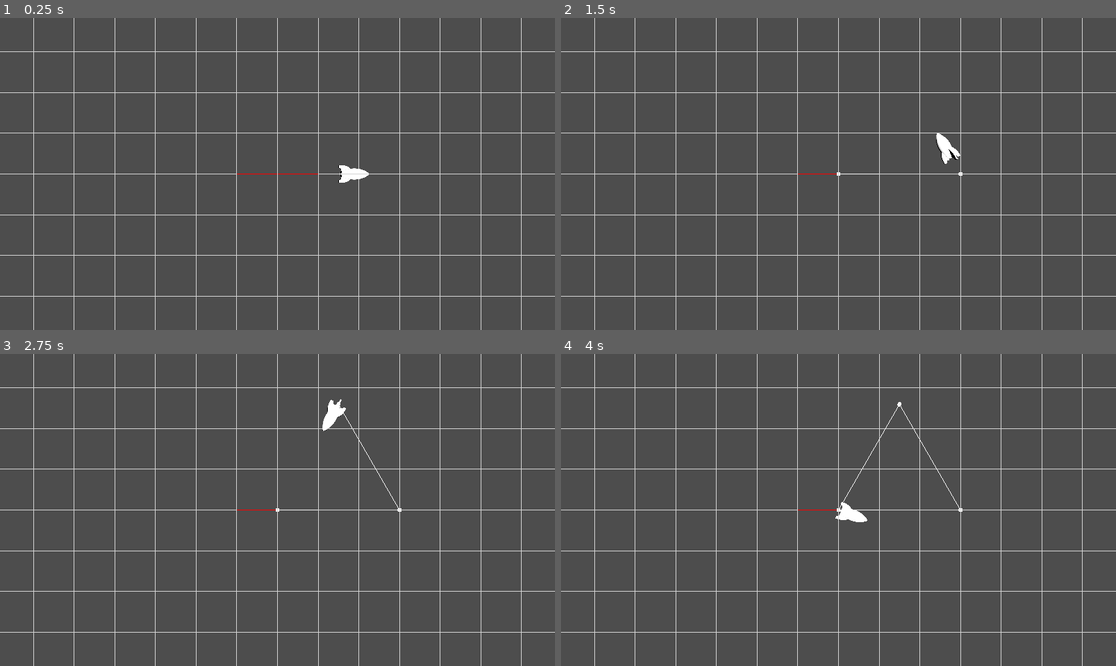
Above: before the commit, frames 1-4 (two rows, left to right).
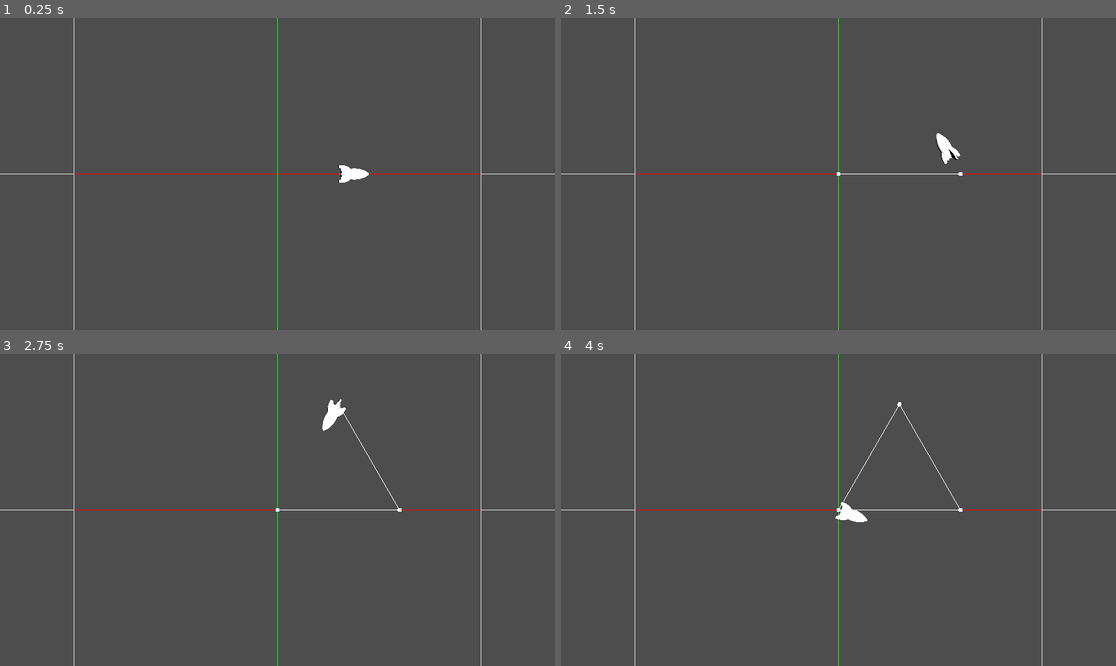
Above: after the commit, the same moments.

Repository: mrSun421/turtle
Game: Godot game, scene res://main.tscn
Same seed, same stepped clock (60 frames per second), same inputs: the game is played once before the commit and once after it.
Inputs (mouse positions are in pixels of both pictures, inside the frame that each line leads up to):
- Up to frame 1 (0.25 s): no input
- Up to frame 2 (1.5 s): move the mouse to (960, 158) at 0.52 s; click (960, 158) at 0.67 s; move the mouse to (727, 189) at 1.27 s; click (727, 189) at 1.42 s
- Up to frame 3 (2.75 s): move the mouse to (333, 441) at 2.02 s; click (333, 441) at 2.17 s
- Up to frame 4 (4 s): move the mouse to (810, 572) at 2.77 s; click (810, 572) at 2.92 s; move the mouse to (1005, 556) at 3.52 s; click (1005, 556) at 3.67 s

The runs differ from the first frame. In frame 1, 2.8% of the frame differs, in the area x 0-100%, y 0-100%; in frame 2, 2.8%; in frame 3, 2.8%; in frame 4, 2.8%.

Commit message:
modified how the gridlines work

Diff:
--- a/main.gd
+++ b/main.gd
@@ -1,19 +1,22 @@
 extends Node3D
 
 const MAIN_AXES_SIZE = 1000;
-const GRID_AXES_SIZE = 100;
+const GRID_AXES_SIZE = 1000;
+const AXES_COUNT = 20;
+const AXES_SPACING = 5;
 
 # Called when the node enters the scene tree for the first time.
 func _ready() -> void:
-	for i in range(-10, 10):
+	for i in range(-AXES_COUNT, AXES_COUNT):
 		if i == 0:
 			continue
-		Draw3D.line(Vector3(i, -GRID_AXES_SIZE, 0), Vector3(i, GRID_AXES_SIZE, 0), Color.LIGHT_GRAY)
-		Draw3D.line(Vector3(i, 0, -GRID_AXES_SIZE), Vector3(i, 0, GRID_AXES_SIZE), Color.LIGHT_GRAY)
-		Draw3D.line(Vector3(-GRID_AXES_SIZE, i, 0), Vector3(GRID_AXES_SIZE, i, 0), Color.LIGHT_GRAY)
-		Draw3D.line(Vector3(0, i, -GRID_AXES_SIZE), Vector3(0, i, GRID_AXES_SIZE), Color.LIGHT_GRAY)
-		Draw3D.line(Vector3(-GRID_AXES_SIZE, 0, i), Vector3(-GRID_AXES_SIZE, 0, i), Color.LIGHT_GRAY)
-		Draw3D.line(Vector3(0, -GRID_AXES_SIZE, i), Vector3(0, GRID_AXES_SIZE, i), Color.LIGHT_GRAY)
+
+		Draw3D.line(Vector3(i * AXES_SPACING, -GRID_AXES_SIZE, 0), Vector3(i * AXES_SPACING, GRID_AXES_SIZE, 0), Color.LIGHT_GRAY)
+		Draw3D.line(Vector3(i * AXES_SPACING, 0, -GRID_AXES_SIZE), Vector3(i * AXES_SPACING, 0, GRID_AXES_SIZE), Color.LIGHT_GRAY)
+		Draw3D.line(Vector3(-GRID_AXES_SIZE, i * AXES_SPACING, 0), Vector3(GRID_AXES_SIZE, i * AXES_SPACING, 0), Color.LIGHT_GRAY)
+		Draw3D.line(Vector3(0, i * AXES_SPACING, -GRID_AXES_SIZE), Vector3(0, i * AXES_SPACING, GRID_AXES_SIZE), Color.LIGHT_GRAY)
+		Draw3D.line(Vector3(-GRID_AXES_SIZE, 0, i * AXES_SPACING), Vector3(-GRID_AXES_SIZE, 0, i * AXES_SPACING), Color.LIGHT_GRAY)
+		Draw3D.line(Vector3(0, -GRID_AXES_SIZE, i * AXES_SPACING), Vector3(0, GRID_AXES_SIZE, i * AXES_SPACING), Color.LIGHT_GRAY)
 	Draw3D.line(Vector3(-MAIN_AXES_SIZE, 0, 0), Vector3(MAIN_AXES_SIZE, 0, 0), Color.RED)
 	Draw3D.line(Vector3(0, -MAIN_AXES_SIZE, 0), Vector3(0, MAIN_AXES_SIZE, 0), Color.GREEN)
 	Draw3D.line(Vector3(0, 0, -MAIN_AXES_SIZE), Vector3(0, 0, MAIN_AXES_SIZE), Color.BLUE)
